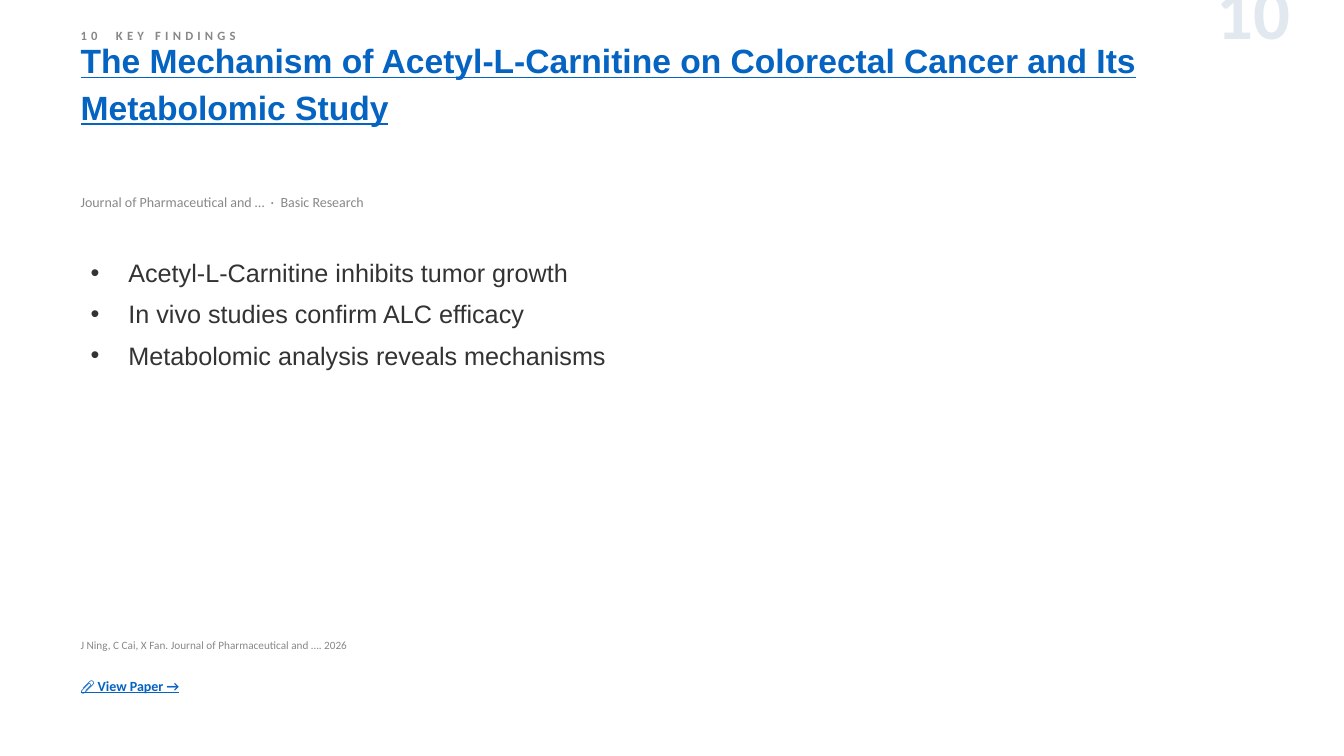
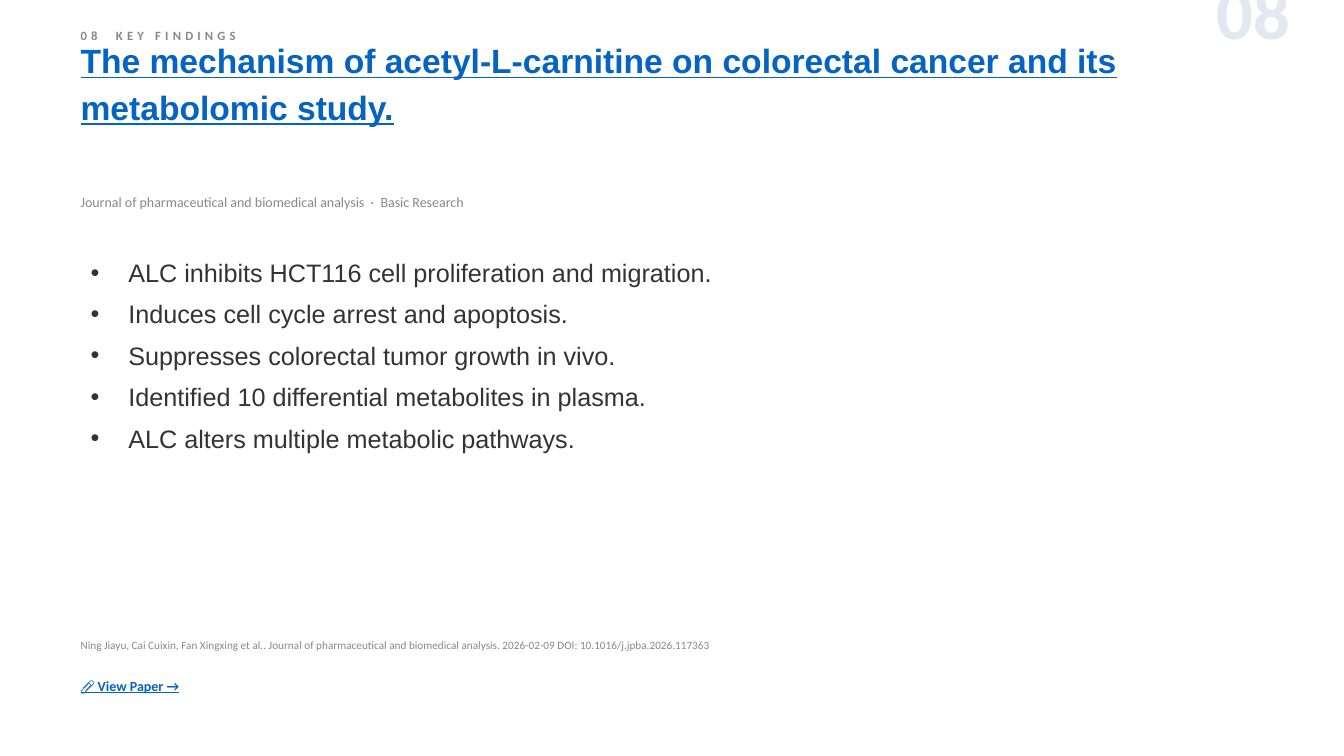
Before and after one commit to jejenhu-maker/colorectal-weekly-digest, a slide deck: slide 10 of docs/digest-en.pptx (slide 12 before the commit). Drawn at 1344x756 pixels with LibreOffice and Linux fonts; fonts in the diff are those of the drawing. Boxes give left, top, right and bottom in pixels: in the first picture for what was removed or moved away, otherwise in the second. Text is boxed around its words. In the diff, an @@ line names an element or a change of style, - is before the commit and + after.

```diff
--- a/docs/digest-en.pptx
+++ b/docs/digest-en.pptx
@@ text at (x1=1008, y1=10, x2=1291, y2=10): text changed @@
-10
+08
@@ text at (x1=81, y1=48, x2=1116, y2=127): text changed @@
-The Mechanism of Acetyl-L-Carnitine on Colorectal Cancer and Its Metabolomic Study
+The mechanism of acetyl-L-carnitine on colorectal cancer and its metabolomic study.
@@ text at (x1=81, y1=31, x2=236, y2=40): text changed @@
-10 KEY FINDINGS
+08 KEY FINDINGS
@@ text at (x1=81, y1=197, x2=463, y2=209): text changed @@
-Journal of Pharmaceutical and … · Basic Research
+Journal of pharmaceutical and biomedical analysis · Basic Research
@@ text at (x1=128, y1=263, x2=712, y2=453): text changed @@
-• Acetyl-L-Carnitine inhibits tumor growth
-• In vivo studies confirm ALC efficacy
-• Metabolomic analysis reveals mechanisms
+• ALC inhibits HCT116 cell proliferation and migration.
+• Induces cell cycle arrest and apoptosis.
+• Suppresses colorectal tumor growth in vivo.
+• Identified 10 differential metabolites in plasma.
+• ALC alters multiple metabolic pathways.
@@ text at (x1=81, y1=641, x2=709, y2=651): text changed @@
-J Ning, C Cai, X Fan. Journal of Pharmaceutical and …. 2026
+Ning Jiayu, Cai Cuixin, Fan Xingxing et al.. Journal of pharmaceutical and biomedical analysis. 2026-02-09 DOI: 10.1016/j.jpba.2026.117363
```
Also in this commit, not shown: 11 other slides changed, 2 slides added, 2 slides removed, 2 other files.
